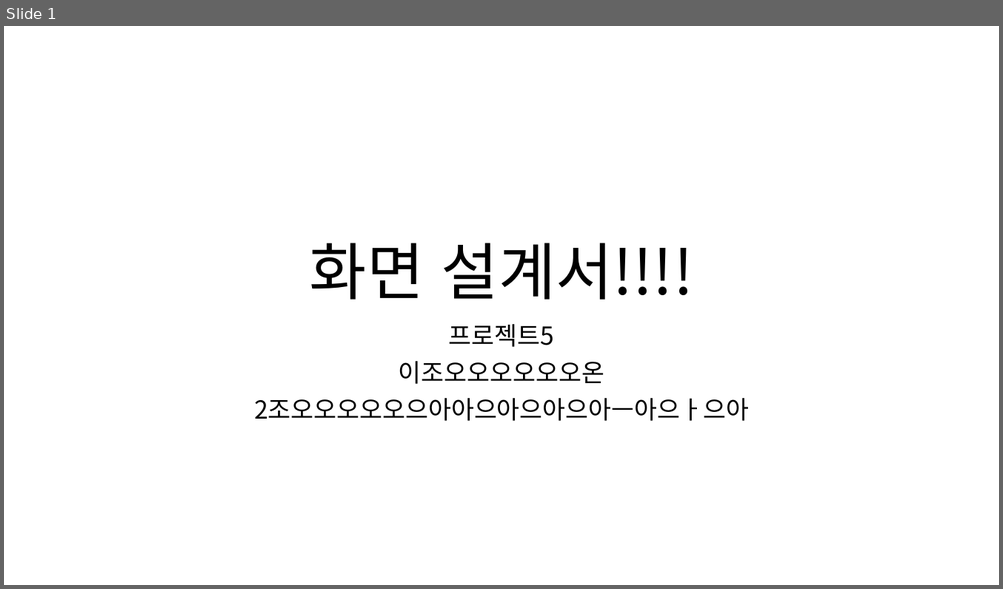
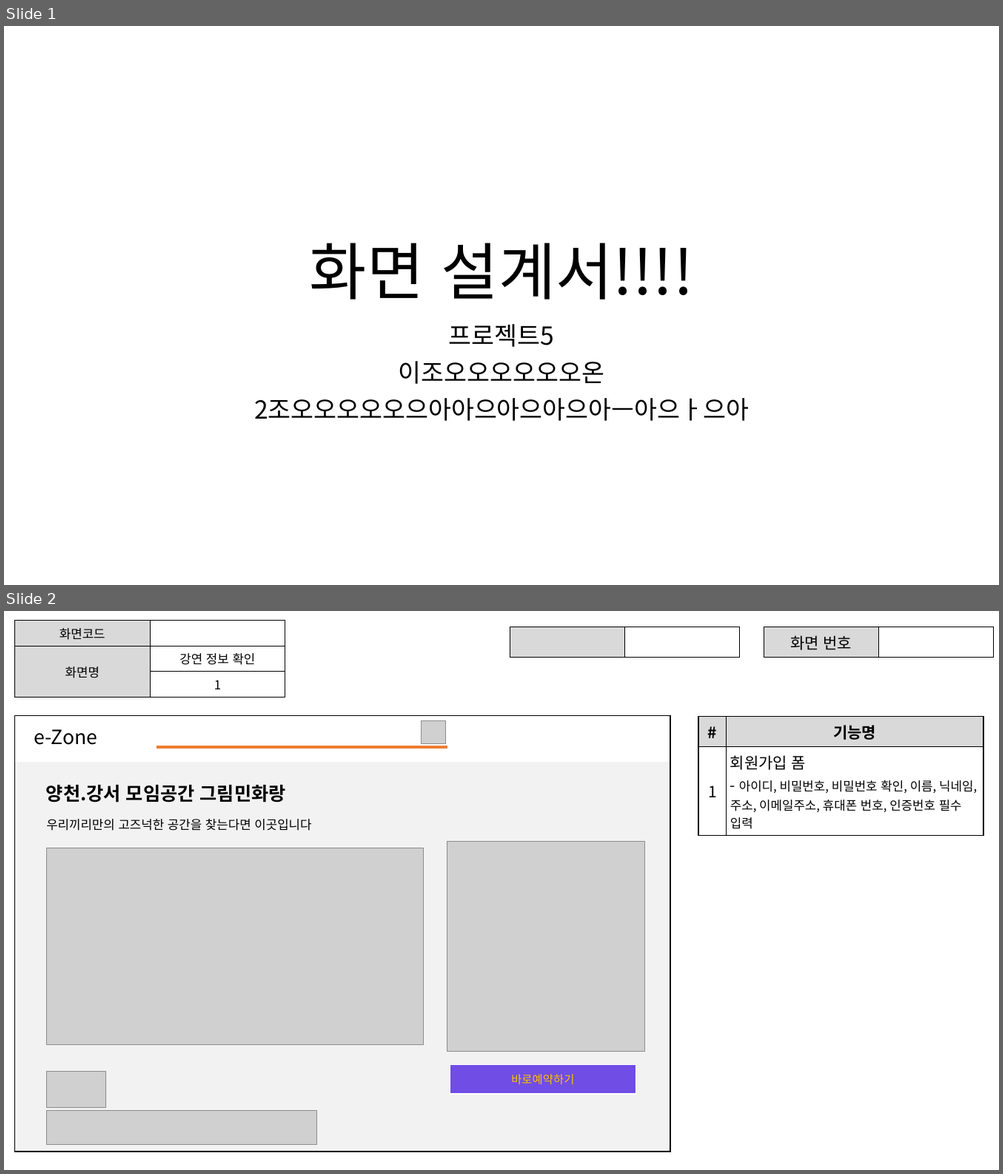
Before and after one commit to ezenteam2/e-Zone, a slide deck: 0 발표용 파워포인트/project05 - 파워포인트 종합 - 서희.pptx. Shown one above the other, each under a label of ours: slide 1 before the commit, slides 1 and 2 after it. The pictures are 1003x589 and 1003x1174 pixels, drawn with LibreOffice and Linux fonts; fonts in the diff are those of the drawing; grey boxes stand for pictures. Boxes give left, top, right and bottom in pixels: in the first picture for what was removed or moved away, otherwise in the second. Text is boxed around its words. In the diff, an @@ line names an element or a change of style, - is before the commit and + after.

```diff
--- a/0 발표용 파워포인트/project05 - 파워포인트 종합 - 서희.pptx
+++ b/0 발표용 파워포인트/project05 - 파워포인트 종합 - 서희.pptx
@@ slide 2 added at bbox=[4, 611, 999, 1170], background #FFFFFF @@
@@ table added at bbox=[14, 621, 284, 692], 3 rows, 2 columns @@
+화면코드 | 
+화면명 | 강연 정보 확인
+ | 1
@@ table added at bbox=[510, 627, 740, 653], 1 rows, 2 columns @@
+ | 
@@ table added at bbox=[763, 627, 993, 653], 1 rows, 2 columns @@
+화면 번호 | 
@@ table added at bbox=[14, 715, 669, 1152], 2 rows, 1 columns @@
+
+
@@ picture added at bbox=[421, 721, 446, 744] @@
@@ table added at bbox=[699, 716, 983, 832], 2 rows, 2 columns @@
+# | 기능명
+1 | 회원가입 폼 / - 아이디, 비밀번호, 비밀번호 확인, 이름, 닉네임, 주소, 이메일주소, 휴대폰 번호, 인증번호 필수 입력
@@ text added at bbox=[34, 729, 97, 745], 19 pt, text #000000 @@
+e-Zone
@@ line added from (157, 748) to (447, 748), #ED7D31 2.25 pt @@
@@ text added at bbox=[46, 785, 286, 803], 18 pt, text #000000, bold @@
+양천.강서 모임공간 그림민화랑
@@ text added at bbox=[46, 819, 311, 831], 12 pt, text #000000 @@
+우리끼리만의 고즈넉한 공간을 찾는다면 이곳입니다
@@ picture added at bbox=[46, 849, 424, 1045] @@
@@ picture added at bbox=[447, 842, 645, 1051] @@
@@ picture added at bbox=[46, 1072, 105, 1108] @@
@@ rectangle added at bbox=[449, 1065, 635, 1094], fill #704DE4, outline #FFFFFF 1 pt, 11 pt, text #FFC000 @@
+바로예약하기
@@ picture added at bbox=[46, 1111, 316, 1145] @@
```
Also in this commit, not shown: 3 other slides added.
